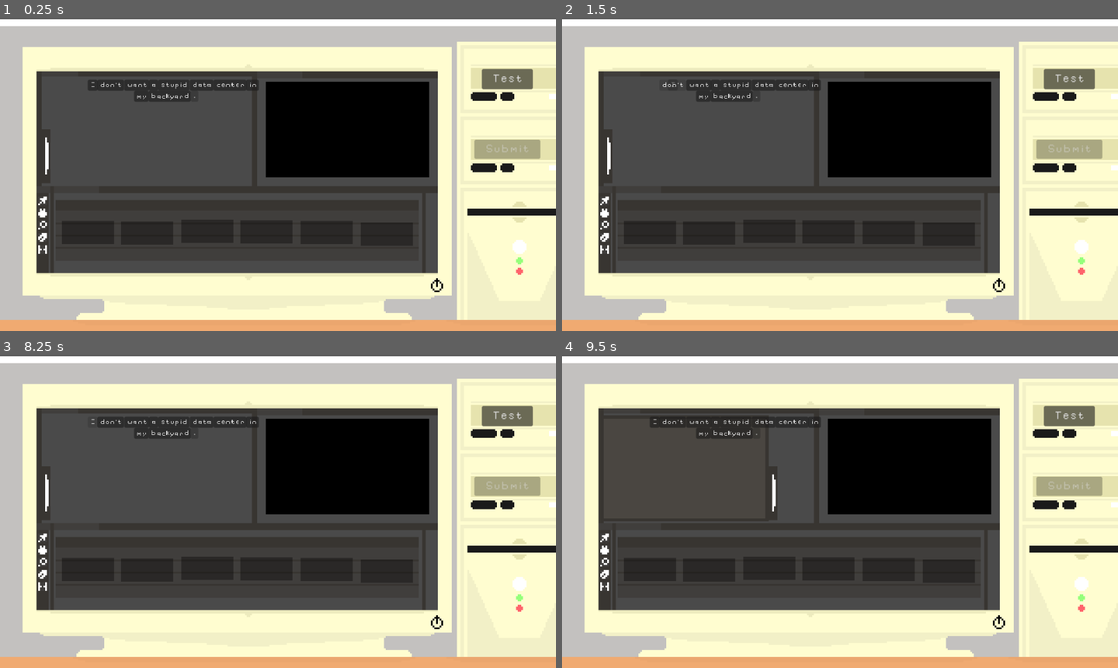
Above: before the commit, frames 1-4 (two rows, left to right).
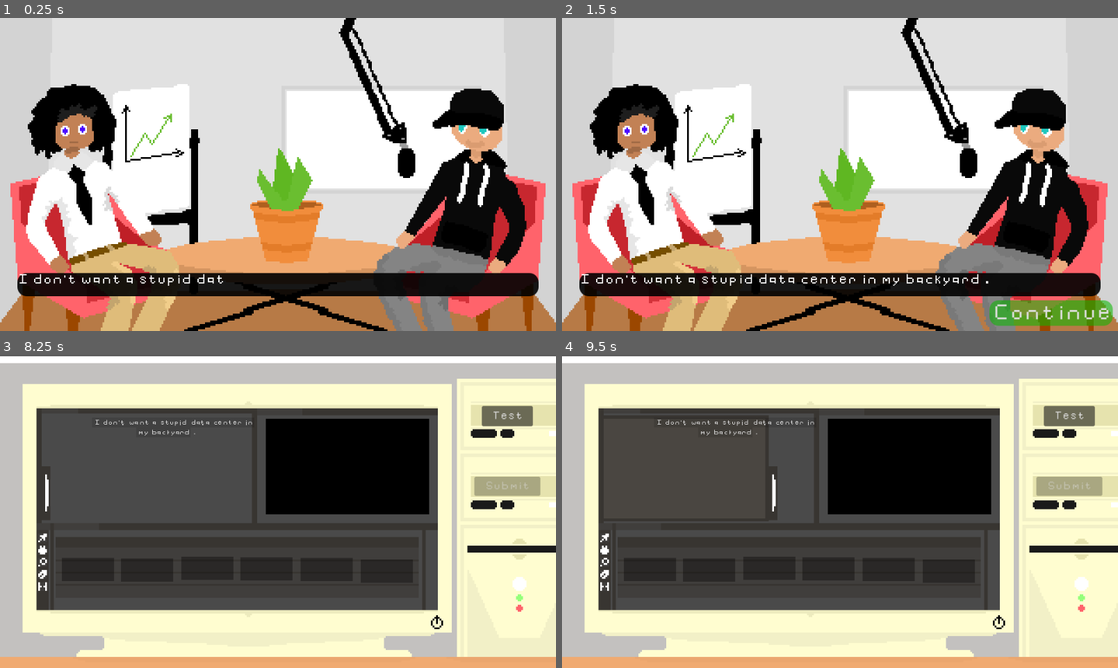
Above: after the commit, the same moments.

Repository: u-sernam-e/word-rot
Game: Godot game, scene res://Levels/1.tscn
Same seed, same stepped clock (60 frames per second), same inputs: the game is played once before the commit and once after it. This scene is started directly instead of the project's main scene. The engine's default icon, where the game draws it, is replaced by a stand-in: a white triangle on a blue panel in a dark square. Sound files missing from this copy of the repository are replaced by a short silence.
Inputs (mouse positions are in pixels of both pictures, inside the frame that each line leads up to):
- Up to frame 1 (0.25 s): no input
- Up to frame 2 (1.5 s): click "I" at 0.5 s; click "don't" at 1.25 s
- Up to frame 3 (8.25 s): click "want" at 2 s; click "a" at 2.75 s; click "stupid" at 3.5 s; click "data" at 4.25 s; click "center" at 5 s; click "in" at 5.75 s; click "my" at 6.5 s; click "backyard" at 7.25 s; click (489, 649) at 8 s, where only the run after the commit has a clickable "Continue"
- Up to frame 4 (9.5 s): click (612, 492) at 8.75 s

The runs differ from the first frame. In frame 1, 94% of the frame differs, in the area x 0-100%, y 0-100%; in frame 2, 94%; in frame 3, 0.4%; in frame 4, 0.4%.

Commit message:
changed some stuff, main menu, interview, moved speech files

Diff:
--- a/Game/main_menu.gd
+++ b/Game/main_menu.gd
@@ -5,4 +5,4 @@
 	AudioManager.sound_effect_1.play()
 	AudioManager.vine_boom.play()
 	LevelTransition.level_count += 1
-	LevelTransition.change_scene_to("res://Levels/" + str(LevelTransition.level_count) + ".tscn")
+	LevelTransition.change_scene_to("res://Levels/1.tscn")
--- a/Levels/1.tscn
+++ b/Levels/1.tscn
@@ -6,11 +6,10 @@
 
 [node name="1" unique_id=743927325 instance=ExtResource("1_dhllp")]
 
-[node name="StockImageController" parent="." index="2" unique_id=1795656987]
+[node name="StockImageController" parent="StockImageTab" parent_id_path=PackedInt32Array(1738313370) index="1" unique_id=1795656987]
 position = Vector2(754, 69)
 
-[node name="GameController" parent="." index="3" unique_id=120243097 node_paths=PackedStringArray("test_button")]
-test_button = NodePath("../Test")
+[node name="GameController" parent="." index="3" unique_id=120243097]
 level = 1
 
 [node name="WordController" parent="GameController" index="0" unique_id=149952642]
--- a/Levels/base_level.tscn
+++ b/Levels/base_level.tscn
@@ -9,6 +9,7 @@
 [ext_resource type="Texture2D" uid="uid://c410yaoeffmyy" path="res://assets/stockimages/absolute_cinema.png" id="6_jg3su"]
 [ext_resource type="PackedScene" uid="uid://bhgnwyua3kc0c" path="res://ingame/level_end_screen.tscn" id="7_u1nwe"]
 [ext_resource type="PackedScene" uid="uid://du3wpkodr17by" path="res://ingame/stock_image_tab.tscn" id="8_u1nwe"]
+[ext_resource type="PackedScene" uid="uid://dvl3crwupnbj4" path="res://ingame/base_interview.tscn" id="10_npxkb"]
 
 [sub_resource type="RectangleShape2D" id="RectangleShape2D_1j3jd"]
 size = Vector2(282, 165)
@@ -51,8 +52,9 @@
 scale = Vector2(1e-05, 1e-05)
 texture = ExtResource("6_jg3su")
 
-[node name="GameController" parent="." unique_id=120243097 node_paths=PackedStringArray("submit_button", "word_controller", "image_controller", "level_end_screen") instance=ExtResource("5_5y487")]
+[node name="GameController" parent="." unique_id=120243097 node_paths=PackedStringArray("submit_button", "test_button", "word_controller", "image_controller", "level_end_screen") instance=ExtResource("5_5y487")]
 submit_button = NodePath("../Submit")
+test_button = NodePath("../Test")
 word_controller = NodePath("WordController")
 image_controller = NodePath("../StockImageTab/StockImageController")
 level_end_screen = NodePath("../LevelEndScreen")
@@ -76,4 +78,6 @@
 [node name="LevelEndScreen" parent="." unique_id=2087576714 instance=ExtResource("7_u1nwe")]
 visible = false
 
+[node name="base_interview" parent="." unique_id=1915588365 instance=ExtResource("10_npxkb")]
+
 [connection signal="mouse_entered" from="Timeline" to="." method="_on_timeline_mouse_entered"]
--- a/globals/change_level.gd
+++ b/globals/change_level.gd
@@ -14,7 +14,7 @@
 		color_rect_tween.kill()
 
 	scene_to_load = scene_path
-	get_tree().paused = true
+	#get_tree().paused = true
 
 	animation_player.play_backwards("fade")
 	await animation_player.animation_finished
@@ -26,4 +26,4 @@
 	animation_player.play("fade")
 	await animation_player.animation_finished
 	color_rect.visible = false
-	get_tree().paused = false
+	#get_tree().paused = false
--- a/ingame/base_interview.gd
+++ b/ingame/base_interview.gd
@@ -1,6 +1,9 @@
 extends Node2D
 
 @onready var interviewed: AnimatedSprite2D = $Interviewed
+@onready var speech : RichTextLabel = $TextContainer/Speech
+@onready var continue_butt : Button = $Continue
+@onready var speech_player : AudioStreamPlayer = $SpeechPlayer
 
 var level_data : Dictionary = {
 	0 : {
@@ -10,12 +13,12 @@
 
 	1 : {
 		"chara" : load("res://assets/characters/jen_eric.tres"),
-		"audio" : "place recording here",
+		"audio" : load("res://Audio/speech/1/full.wav"),
 		},
 
 	2 : {
 		"chara" : load("res://assets/characters/envi_activist.tres"),
-		"audio" : "place recording here",
+		"audio" : load("res://Audio/speech/2/full.wav"),
 		},
 
 	3 : {
@@ -67,10 +70,22 @@
 	interviewed.sprite_frames = level_data[LevelTransition.level_count]["chara"]
 
 	if !level_data[LevelTransition.level_count]["audio"] is String:
-		AudioManager.sound_effect_1.stream = level_data[LevelTransition.level_count]["audio"]
+		speech_player.stream = level_data[LevelTransition.level_count]["audio"]
+
+	continue_butt.disabled = true
+	continue_butt.pressed.connect(hide)
 
 	play_interview()
 
 func play_interview():
 	interviewed.play("Talking")
-	AudioManager.sound_effect_1.play()
+	speech_player.play()
+
+	print(LevelTransition.level_count)
+	var textString = LevelSentences.get_level_sentence_string(LevelTransition.level_count)
+	var stream : AudioStream = speech_player.stream
+	var time = stream.get_length()
+	create_tween().tween_property(speech, "text", textString, time).finished.connect(finished_text)
+
+func finished_text():
+	continue_butt.disabled = false
--- a/ingame/base_interview.tscn
+++ b/ingame/base_interview.tscn
@@ -4,6 +4,39 @@
 [ext_resource type="Texture2D" uid="uid://d34iivdmsqxjt" path="res://assets/backgrounds/interview_bg.png" id="1_od2yc"]
 [ext_resource type="SpriteFrames" uid="uid://c8jad112rhilg" path="res://assets/characters/jen_eric.tres" id="3_4tnpp"]
 [ext_resource type="SpriteFrames" uid="uid://dqbhej0u1r34l" path="res://assets/characters/interviewer.tres" id="3_sv106"]
+
+[sub_resource type="FontVariation" id="FontVariation_4tnpp"]
+spacing_space = 5
+
+[sub_resource type="StyleBoxFlat" id="StyleBoxFlat_s2q7c"]
+bg_color = Color(0, 0, 0, 0.8980392)
+corner_radius_top_left = 16
+corner_radius_top_right = 16
+corner_radius_bottom_right = 16
+corner_radius_bottom_left = 16
+
+[sub_resource type="StyleBoxFlat" id="StyleBoxFlat_6jk1m"]
+bg_color = Color(0.036000054, 0.72, 0, 0.5647059)
+corner_radius_top_left = 16
+corner_radius_top_right = 16
+corner_radius_bottom_right = 16
+corner_radius_bottom_left = 16
+
+[sub_resource type="StyleBoxFlat" id="StyleBoxFlat_2kef7"]
+bg_color = Color(0.46871996, 0.84, 0.2688, 0.8784314)
+corner_radius_top_left = 16
+corner_radius_top_right = 16
+corner_radius_bottom_right = 16
+corner_radius_bottom_left = 16
+
+[sub_resource type="StyleBoxFlat" id="StyleBoxFlat_wf03h"]
+bg_color = Color(0.028500041, 0.57, 0, 0.72156864)
+corner_radius_top_left = 16
+corner_radius_top_right = 16
+corner_radius_bottom_right = 16
+corner_radius_bottom_left = 16
+
+[sub_resource type="StyleBoxEmpty" id="StyleBoxEmpty_4tnpp"]
 
 [node name="base_interview" type="Node2D" unique_id=1915588365]
 script = ExtResource("1_4tnpp")
@@ -26,3 +59,52 @@
 scale = Vector2(3, 3)
 sprite_frames = ExtResource("3_sv106")
 frame_progress = 0.91117287
+
+[node name="BlockInput" type="Control" parent="." unique_id=895666467]
+custom_minimum_size = Vector2(960, 540)
+layout_mode = 3
+anchors_preset = 0
+offset_right = 40.0
+offset_bottom = 40.0
+
+[node name="TextContainer" type="Control" parent="." unique_id=369983958]
+custom_minimum_size = Vector2(960, 480)
+layout_mode = 3
+anchors_preset = 0
+offset_right = 40.0
+offset_bottom = 40.0
+
+[node name="Speech" type="RichTextLabel" parent="TextContainer" unique_id=1839265000]
+custom_minimum_size = Vector2(900, 0)
+layout_mode = 1
+anchors_preset = 7
+anchor_left = 0.5
+anchor_top = 1.0
+anchor_right = 0.5
+anchor_bottom = 1.0
+offset_left = -450.0
+offset_top = -40.0
+offset_right = 450.0
+grow_horizontal = 2
+grow_vertical = 0
+theme_override_fonts/normal_font = SubResource("FontVariation_4tnpp")
+theme_override_font_sizes/normal_font_size = 20
+theme_override_styles/normal = SubResource("StyleBoxFlat_s2q7c")
+fit_content = true
+
+[node name="Continue" type="Button" parent="." unique_id=1743659827]
+offset_left = 738.0
+offset_top = 487.0
+offset_right = 951.0
+offset_bottom = 531.0
+theme_override_colors/font_disabled_color = Color(0.88, 0.88, 0.88, 0)
+theme_override_font_sizes/font_size = 32
+theme_override_styles/normal = SubResource("StyleBoxFlat_6jk1m")
+theme_override_styles/pressed = SubResource("StyleBoxFlat_2kef7")
+theme_override_styles/hover = SubResource("StyleBoxFlat_wf03h")
+theme_override_styles/disabled = SubResource("StyleBoxEmpty_4tnpp")
+text = "Continue"
+
+[node name="SpeechPlayer" type="AudioStreamPlayer" parent="." unique_id=947607802]
+autoplay = true
+bus = &"GameMusic"
--- a/ingame/game_controller.gd
+++ b/ingame/game_controller.gd
@@ -13,6 +13,7 @@
 	submit_button.pressed.connect(_submit_button_pressed)
 	test_button.pressed.connect(word_controller.play_sentence)
 	word_controller.level = level
+	LevelTransition.level_count = level
 
 func _process(_delta: float) -> void:
 	submit_button.disabled = not should_enable_submit_button()
--- a/ingame/word_controller/word.tscn
+++ b/ingame/word_controller/word.tscn
@@ -1,6 +1,34 @@
 [gd_scene format=3 uid="uid://ie4e0pgeu2f6"]
 
 [ext_resource type="Script" uid="uid://3j6edhxr4tt" path="res://ingame/word_controller/word.gd" id="1_11vsv"]
+
+[sub_resource type="StyleBoxFlat" id="StyleBoxFlat_1r4bo"]
+content_margin_left = 3.0
+content_margin_top = 3.0
+content_margin_right = 3.0
+content_margin_bottom = 3.0
+bg_color = Color(0, 0, 0, 0.12156863)
+border_color = Color(0, 0, 0, 1)
+
+[sub_resource type="StyleBoxFlat" id="StyleBoxFlat_yjm3g"]
+content_margin_left = 3.0
+content_margin_top = 3.0
+content_margin_right = 3.0
+content_margin_bottom = 3.0
+bg_color = Color(0, 0, 0, 0.4862745)
+
+[sub_resource type="StyleBoxFlat" id="StyleBoxFlat_hiw05"]
+content_margin_left = 3.0
+content_margin_top = 3.0
+content_margin_right = 3.0
+content_margin_bottom = 3.0
+bg_color = Color(0, 0, 0, 0.28235295)
+
+[sub_resource type="StyleBoxEmpty" id="StyleBoxEmpty_vbegm"]
+content_margin_left = 3.0
+content_margin_top = 3.0
+content_margin_right = 3.0
+content_margin_bottom = 3.0
 
 [sub_resource type="RectangleShape2D" id="RectangleShape2D_s2q7c"]
 size = Vector2(5, 5)
@@ -14,6 +42,10 @@
 offset_right = 8.0
 offset_bottom = 8.0
 theme_override_font_sizes/font_size = 10
+theme_override_styles/normal = SubResource("StyleBoxFlat_1r4bo")
+theme_override_styles/pressed = SubResource("StyleBoxFlat_yjm3g")
+theme_override_styles/hover = SubResource("StyleBoxFlat_hiw05")
+theme_override_styles/disabled = SubResource("StyleBoxEmpty_vbegm")
 
 [node name="CenterArea" type="Area2D" parent="Move" unique_id=2111370129]
 
--- a/ingame/word_controller/word_controller.gd
+++ b/ingame/word_controller/word_controller.gd
@@ -44,7 +44,7 @@
 			var bonus_zero = ""
 			if word_count < 10:
 				bonus_zero = "0"
-			var word_audio = load("res://assets/speech/" + str(level) + "/-" + bonus_zero + str(word_count) + ".wav")
+			var word_audio = load("res://Audio/speech/" + str(level) + "/-" + bonus_zero + str(word_count) + ".wav")
 			word.set_word_sound(word_audio)
 			word_count += 1
 
--- a/test.tscn
+++ b/test.tscn
@@ -4,12 +4,15 @@
 [ext_resource type="PackedScene" uid="uid://c1vniq3fqcrwe" path="res://ingame/game_controller.tscn" id="1_ppyta"]
 [ext_resource type="PackedScene" uid="uid://c0j8u4dgkkwo7" path="res://ingame/word_controller/word_dest.tscn" id="3_ppyta"]
 [ext_resource type="PackedScene" uid="uid://bhgnwyua3kc0c" path="res://ingame/level_end_screen.tscn" id="4_ppyta"]
+[ext_resource type="PackedScene" uid="uid://c4muhs1j44mq4" path="res://ingame/stock_image_controller/StockImageController.tscn" id="5_ykrsh"]
 
 [node name="Test" type="Node2D" unique_id=172724480]
 
-[node name="GameController" parent="." unique_id=120243097 node_paths=PackedStringArray("submit_button", "word_controller", "level_end_screen") instance=ExtResource("1_ppyta")]
+[node name="GameController" parent="." unique_id=120243097 node_paths=PackedStringArray("submit_button", "test_button", "word_controller", "image_controller", "level_end_screen") instance=ExtResource("1_ppyta")]
 submit_button = NodePath("Button2")
+test_button = NodePath("Button2")
 word_controller = NodePath("WordController")
+image_controller = NodePath("../StockImageController")
 level_end_screen = NodePath("../LevelEndScreen")
 level = 2
 
@@ -21,19 +24,15 @@
 
 [node name="WordDest2" parent="GameController/WordController" unique_id=1647175048 instance=ExtResource("3_ppyta")]
 position = Vector2(-13, 260)
-pos = 1
 
 [node name="WordDest3" parent="GameController/WordController" unique_id=1553050183 instance=ExtResource("3_ppyta")]
 position = Vector2(117, 248)
-pos = 2
 
 [node name="WordDest4" parent="GameController/WordController" unique_id=1841236255 instance=ExtResource("3_ppyta")]
 position = Vector2(190, 244)
-pos = 3
 
 [node name="WordDest5" parent="GameController/WordController" unique_id=300163562 instance=ExtResource("3_ppyta")]
 position = Vector2(257, 243)
-pos = 4
 
 [node name="Button2" type="Button" parent="GameController" unique_id=166189815]
 offset_left = 873.0
@@ -44,3 +43,5 @@
 
 [node name="LevelEndScreen" parent="." unique_id=2087576714 instance=ExtResource("4_ppyta")]
 visible = false
+
+[node name="StockImageController" parent="." unique_id=1795656987 instance=ExtResource("5_ykrsh")]
Not shown, added: Audio/speech/1/-01.wav.import
Not shown, added: Audio/speech/1/-02.wav.import
Not shown, added: Audio/speech/1/-03.wav.import
Not shown, added: Audio/speech/1/-04.wav.import
Not shown, added: Audio/speech/1/-05.wav.import
Not shown, added: Audio/speech/1/-06.wav.import
Not shown, added: Audio/speech/1/-07.wav.import
Not shown, added: Audio/speech/1/-08.wav.import
Not shown, added: Audio/speech/1/-09.wav.import
Not shown, added: Audio/speech/1/-10.wav.import
Not shown, added: Audio/speech/1/full.wav.import
Not shown, added: Audio/speech/2/-01.wav.import
(and 287 more such lines)
